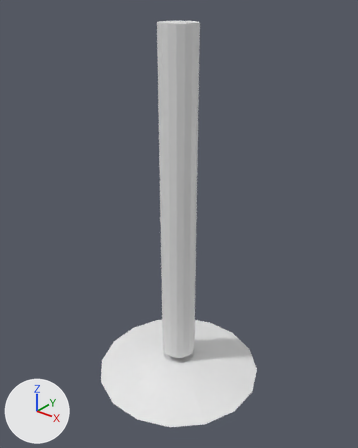
Renders of the OBJ model streets_roadwork_us/models/streets_roadwork_us_tubular_marker.obj from each side of a commit.
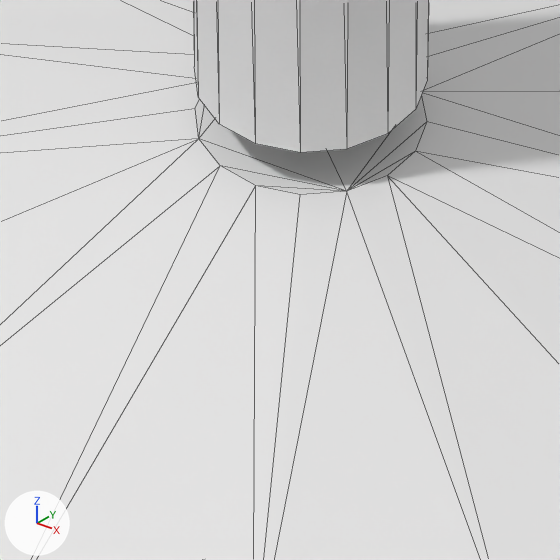
Each version is shown whole from a 50 mm camera at (0.776, -0.967, 0.581) aimed at (0.003, -0.001, -0.018), then close up on the part from 38% to 59% of the width and 75% to 92% of the height. Lighting does not change. The marker at lower left points along +X, +Y and +Z. The close-ups show mesh edges as thin lines. Where no turn or scale is listed for an object, it has been applied to the vertices. Vertices at the same position are counted once.

Before the edit, the objects in view are built like this:
```python
me_streets_roadwork_us_tubular_marker = bpy.data.meshes.new('streets_roadwork_us_tubular_marker')
me_streets_roadwork_us_tubular_marker.from_pydata(...)  # 64 vertices, 106 faces; spans x -0.245..0.245, y -0.245..0.245, z -0.522..0.5
ob_streets_roadwork_us_tubular_marker = bpy.data.objects.new('streets_roadwork_us_tubular_marker', me_streets_roadwork_us_tubular_marker)
ob_streets_roadwork_us_tubular_marker.location = (0.0, 0.0, 0.0)
```
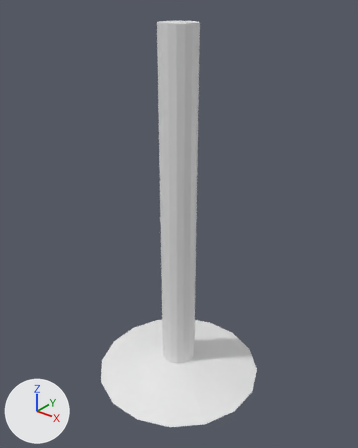
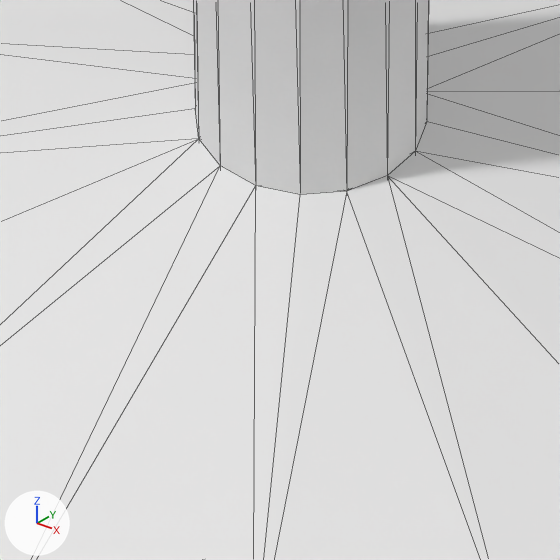
Pixel boxes [x1, y1, x2, y2] of what changed, in the close-ups (560 x 560 px; the box of a moved part takes in the faces that stretch with it):
```json
{"part": 1, "of": "me_streets_roadwork_us_tubular_marker", "change": "moved or reshaped", "before": [193, 0, 429, 153], "after": [193, 0, 429, 195]}
```

The change, as JSON lines over the scene's bpy script:
```json
{"block": "me_streets_roadwork_us_tubular_marker", "where": "me_streets_roadwork_us_tubular_marker.from_pydata(...)  # 64 vertices, 106 faces; spans x -0.245..0.245, y -0.245..0.245, z -0.522..0.5"}
{"block": "me_streets_roadwork_us_tubular_marker", "where": "# used by ob_streets_roadwork_us_tubular_marker; location = (0.0, 0.0, 0.0)"}
{"block": "me_streets_roadwork_us_tubular_marker", "change": "me_streets_roadwork_us_tubular_marker part 1: all 16 vertices in x -0.049..0.049, y -0.049..0.049, z -0.45 are moved by (0.0, 0.0, -0.025)"}
```
